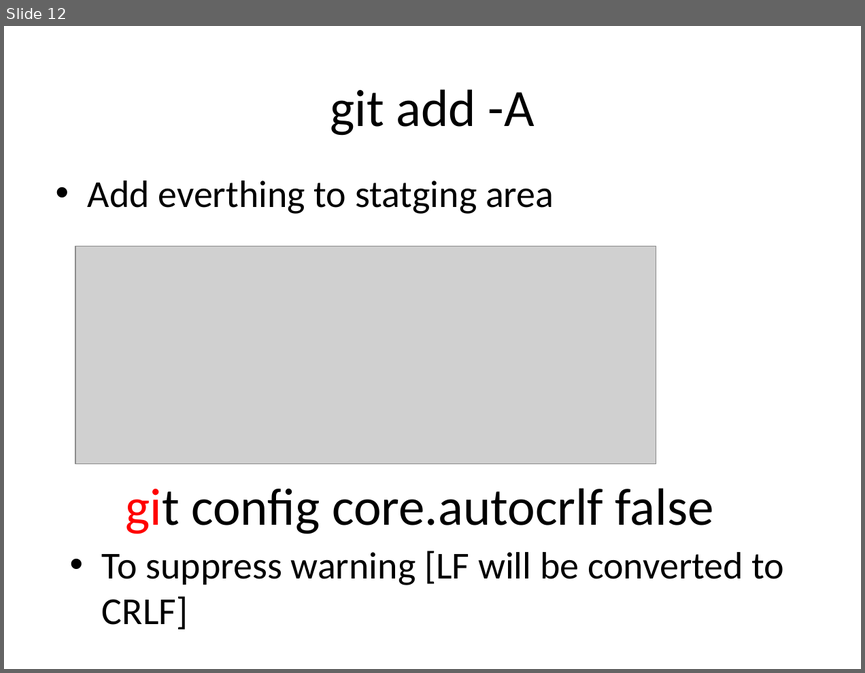
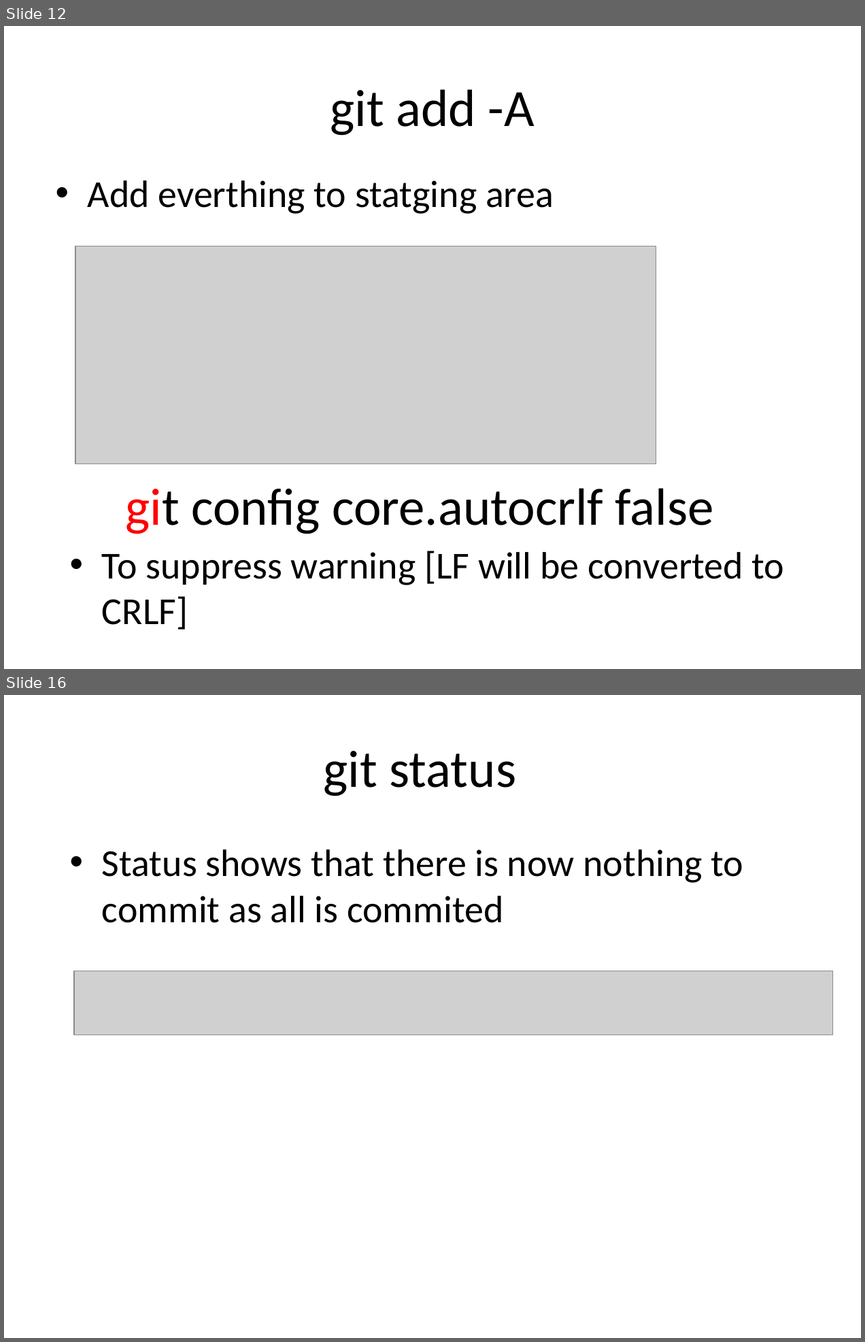
Before and after one commit to sam0505/tab-tacker, a slide deck: VueProj_Git.pptx. Shown one above the other, each under a label of ours: slide 12 before the commit, slides 12 and 16 after it; the slides between them are not shown. The pictures are 865x673 and 865x1342 pixels, drawn with LibreOffice and Linux fonts; fonts in the diff are those of the drawing; grey boxes stand for pictures. Boxes give left, top, right and bottom in pixels: in the first picture for what was removed or moved away, otherwise in the second. Text is boxed around its words. In the diff, an @@ line names an element or a change of style, - is before the commit and + after.

```diff
--- a/VueProj_Git.pptx
+++ b/VueProj_Git.pptx
@@ slide 16 added at (4,695,861,1338), background #FFFFFF @@
@@ text added at (324,751,517,796), 44 pt, text #000000 @@
+git status
@@ text added at (102,849,744,923), 32 pt, text #000000 @@
+• Status shows that there is now nothing to commit as all is commited
@@ picture added at (74,971,834,1035) @@
```
Also in this commit, not shown: 1 slide changed, 16 other slides added.
